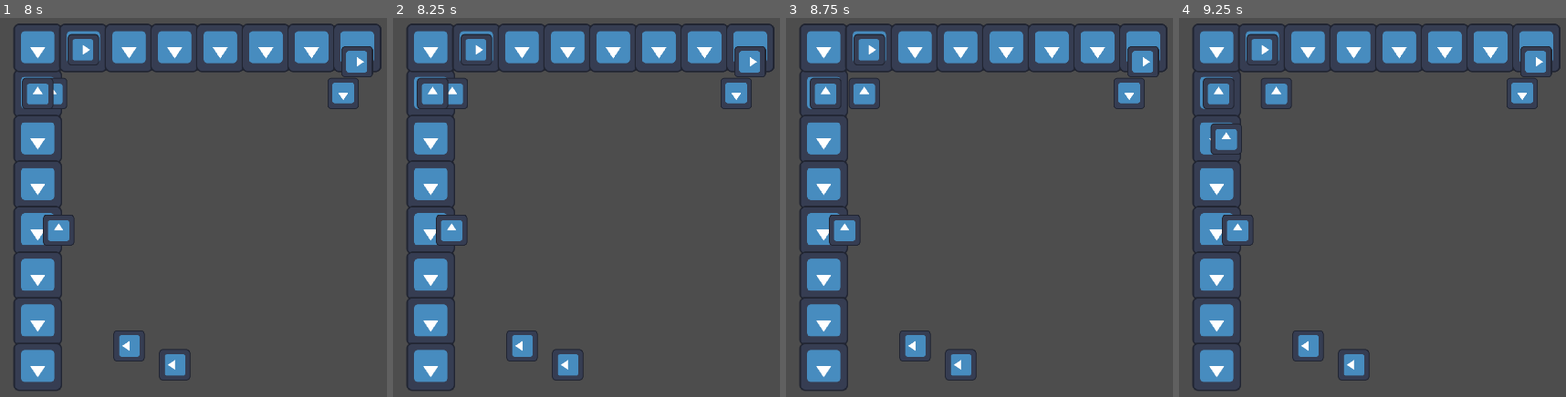
Above: before the commit, frames 1-4 (left to right).
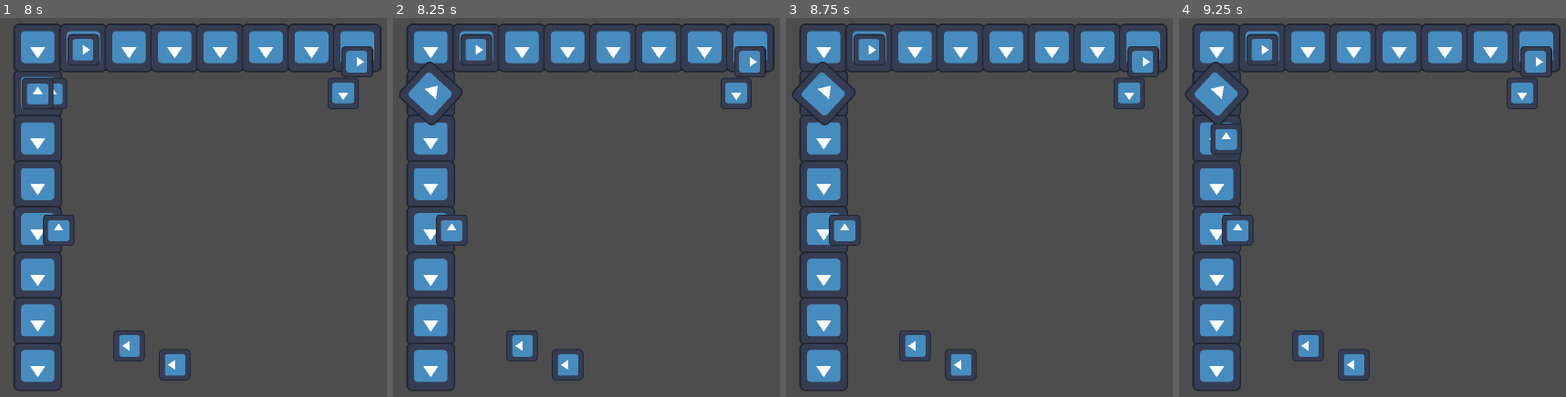
Above: after the commit, the same moments.

Repository: Jotlane/Warehouse-Robot-Game
Game: Godot game, scene res://Scenes/game_manager.tscn
Same seed, same stepped clock (60 frames per second), same inputs: the game is played once before the commit and once after it. The engine's default icon, where the game draws it, is replaced by a stand-in: a white triangle on a blue panel in a dark square.
Inputs (mouse positions are in pixels of both pictures, inside the frame that each line leads up to):
- Up to frame 1 (8 s): tap Enter at 0.5, 5.75 s; move the mouse to (outside the picture) at 0.52 s; press the mouse at (outside the picture) at 0.53 s; move the mouse to (46, 93) at 1.27 s; release the mouse at (46, 93) at 1.28 s; click (46, 93) at 1.35 s; move the mouse to (85, 48) at 2.02 s; press the mouse at (85, 48) at 2.03 s; tap Space at 2.75 s; move the mouse to (290, 294) at 2.77 s; release the mouse at (290, 294) at 2.78 s; click (290, 294) at 2.85 s; move the mouse to (127, 347) at 3.52 s; press the mouse at (127, 347) at 3.53 s; move the mouse to (348, 93) at 4.27 s; release the mouse at (348, 93) at 4.28 s; click (348, 93) at 4.35 s; move the mouse to (174, 366) at 5.02 s; press the mouse at (174, 366) at 5.03 s; move the mouse to (216, 108) at 5.77 s; release the mouse at (216, 108) at 5.78 s; click (216, 108) at 5.85 s; move the mouse to (58, 230) at 6.52 s; press the mouse at (58, 230) at 6.53 s; move the mouse to (356, 55) at 7.27 s; release the mouse at (356, 55) at 7.28 s; click (356, 55) at 7.35 s
- Up to frame 2 (8.25 s): tap Space at 8 s; move the mouse to (431, 93) at 8.02 s; press the mouse at (431, 93) at 8.03 s
- Up to frame 3 (8.75 s): no input
- Up to frame 4 (9.25 s): move the mouse to (1469, 294) at 8.77 s; release the mouse at (1469, 294) at 8.78 s; click (1469, 294) at 8.85 s

Frame 1 is identical in both runs. In frame 2, 0.9% of the frame differs, in the area x 1-20%, y 11-29%; in frame 3, 1.1%; in frame 4, 1.2%, in the area x 1-30%, y 11-28%.
Error before the commit: Invalid call. Nonexistent function 'crash_occurred' in base 'Node (singleton.gd)'. (res://Scripts/robot.gd:28)

Commit message:
added lanes arrays

Diff:
--- a/Scripts/game_manager.gd
+++ b/Scripts/game_manager.gd
@@ -1,4 +1,11 @@
 extends Node2D
+
+enum LaneStatus {
+	LEFT,
+	RIGHT,
+	CLOSED,
+	OPEN
+}
 
 @export var dummy_scene:PackedScene
 @export var grid_scene:PackedScene
@@ -6,6 +13,8 @@
 @export var robot_scene:PackedScene
 var grid_obstacles:Array[int] = []
 var grid_instance
+var lanes:Array[LaneStatus] = []
+var open_lanes:Array[int] = []
 
 # Called when the node enters the scene tree for the first time.
 func _ready() -> void:
@@ -16,6 +25,13 @@
 
 	grid_obstacles.resize(Singleton.num_columns*Singleton.num_rows)
 	grid_obstacles.fill(0)
+
+	lanes.resize(Singleton.num_rows - 2 + Singleton.num_columns - 2)
+	lanes.fill(LaneStatus.OPEN)
+	for i in range(lanes.size()):
+		open_lanes.append(i)
+
+	Singleton.crash_occurred.connect(_crash_occurred)
 
 	for i in range(Singleton.num_rows):
 		var instance = dummy_scene.instantiate()
@@ -31,6 +47,8 @@
 
 # Called every frame. 'delta' is the elapsed time since the previous frame.
 func _process(delta: float) -> void:
+	print(open_lanes)
+	print(lanes)
 	pass
 
 func _on_spawn_timer_timeout() -> void:
@@ -41,7 +59,7 @@
 	robot_instance.direction = Singleton.get_travel_direction(Singleton.array_to_spawner_grid(spawner_selected))
 	grid_instance.add_child(robot_instance)
 
-func crash_occurred(pos:Vector2) -> void:
+func _crash_occurred(pos:Vector2) -> void:
 	add_obstacle(Singleton.grid_position_to_array(Singleton.grid_position_to_index(pos)))
 
 func add_obstacle(idx:int) -> void:
@@ -52,6 +70,11 @@
 		var obstacle_instance = Singleton.obstacle_scene.instantiate()
 		obstacle_instance.position = Singleton.grid_index_to_position(Singleton.array_to_grid_position(idx))
 		grid_instance.add_child(obstacle_instance)
+		var closed_lanes:Array[int] = [Singleton.array_to_grid_position(idx).x-1,Singleton.array_to_grid_position(idx).y+6-1]
+		lanes[closed_lanes[0]] = LaneStatus.CLOSED
+		lanes[closed_lanes[1]] = LaneStatus.CLOSED
+		open_lanes.erase(closed_lanes[0])
+		open_lanes.erase(closed_lanes[1])
 
 
 
--- a/Scripts/robot.gd
+++ b/Scripts/robot.gd
@@ -25,5 +25,5 @@
 
 func _on_robot_crash_area_area_entered(area: Area2D) -> void:
 	print("Crash with ", area)
-	Singleton.crash_occurred((position+area.get_parent().position)*0.5)
+	Singleton.crash_occurred.emit((position+area.get_parent().position)*0.5)
 	queue_free()
--- a/Scripts/singleton.gd
+++ b/Scripts/singleton.gd
@@ -5,6 +5,8 @@
 var num_rows = 8
 var num_columns = 8
 var obstacle_scene:PackedScene
+
+signal crash_occurred(pos:Vector2)
 
 # Called when the node enters the scene tree for the first time.
 func _ready() -> void:
